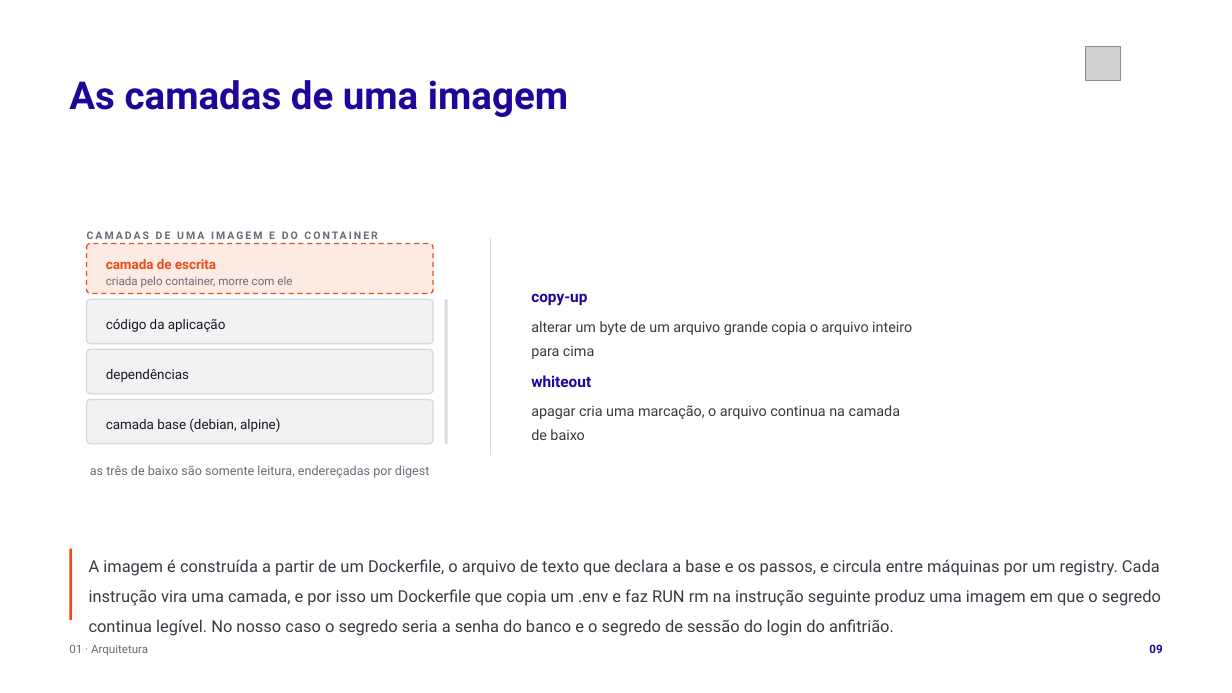
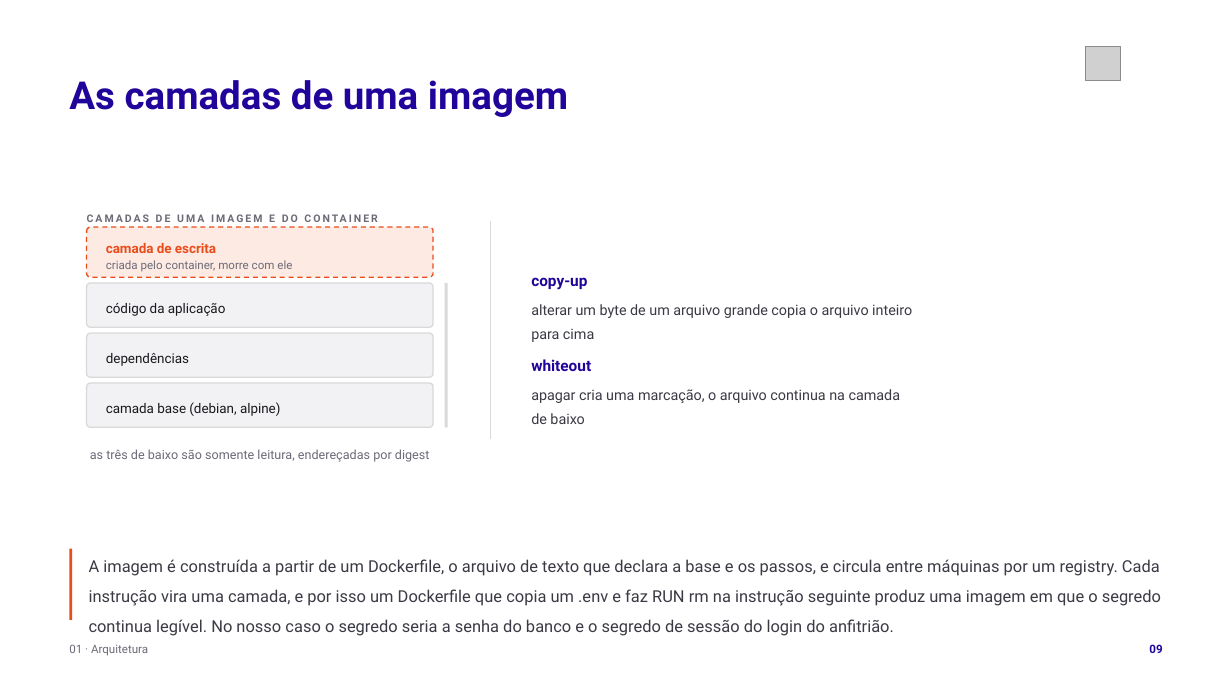
Before and after one commit to tcpassos/invite-app, a slide deck: slide 9 of trabalhos/T1-Docker-Invite-People.pptx. Drawn at 1232x693 pixels with LibreOffice and Linux fonts; fonts in the diff are those of the drawing; grey boxes stand for pictures. Boxes give left, top, right and bottom in pixels: in the first picture for what was removed or moved away, otherwise in the second. Text is boxed around its words. In the diff, an @@ line names an element or a change of style, - is before the commit and + after.

```diff
--- a/trabalhos/T1-Docker-Invite-People.pptx
+++ b/trabalhos/T1-Docker-Invite-People.pptx
@@ 10 texts, 4 rounded rectangles, 1 rectangle, 1 line moved together from (x1=87, y1=238, x2=912, y2=478) to (x1=87, y1=222, x2=912, y2=462) @@
```
Also in this commit, not shown: 24 other slides changed, 8 other files.
